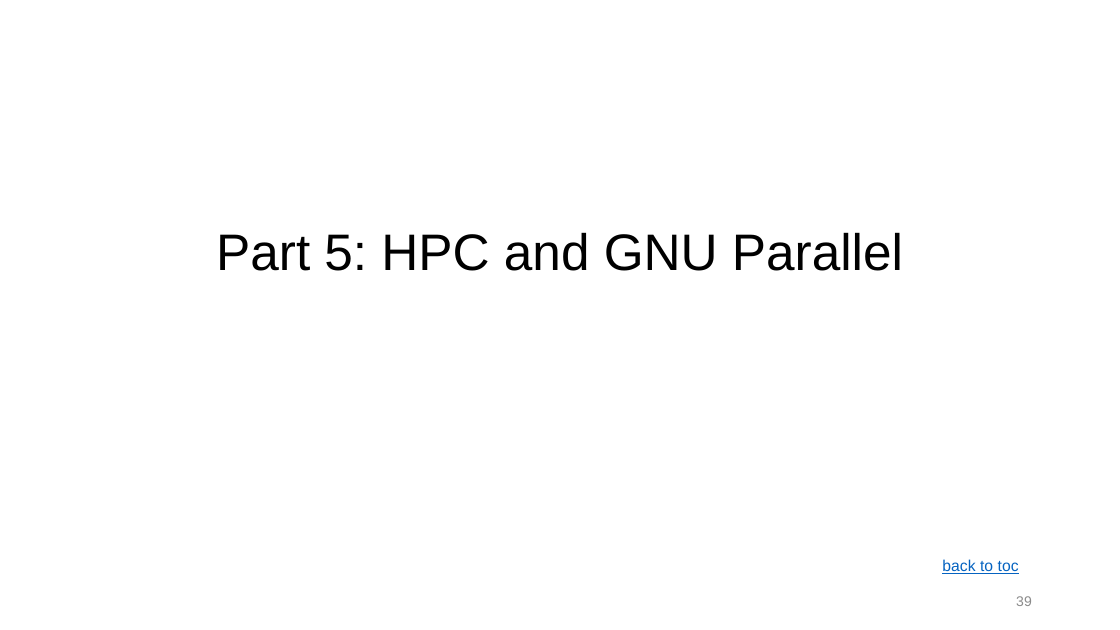
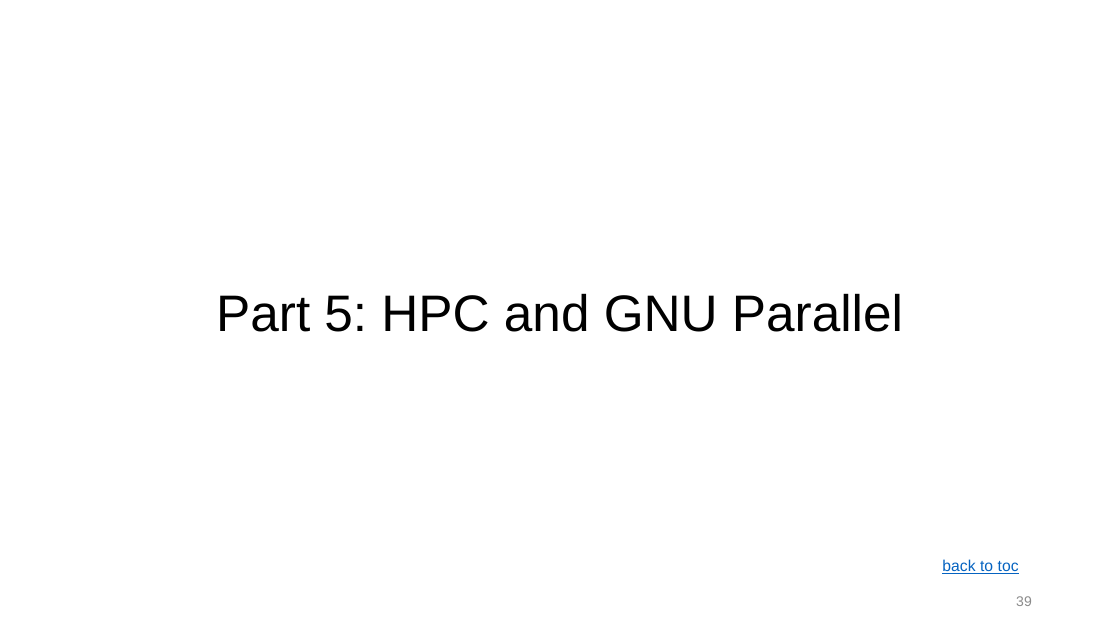
Before and after one commit to ketancmaheshwari/escience23tut, a slide deck: slide 39 of gnu-parallel-tutorial.pptx. Drawn at 1120x630 pixels with LibreOffice and Linux fonts; fonts in the diff are those of the drawing. Boxes give left, top, right and bottom in pixels: in the first picture for what was removed or moved away, otherwise in the second. Text is boxed around its words. In the diff, an @@ line names an element or a change of style, - is before the commit and + after.

```diff
--- a/gnu-parallel-tutorial.pptx
+++ b/gnu-parallel-tutorial.pptx
@@ title "Part 5: HPC and GNU ..." moved from (x1=216, y1=232, x2=903, y2=271) to (x1=216, y1=293, x2=903, y2=332) @@
```
Also in this commit, not shown: 10 other slides changed, 2 slides added, 1 other file.
